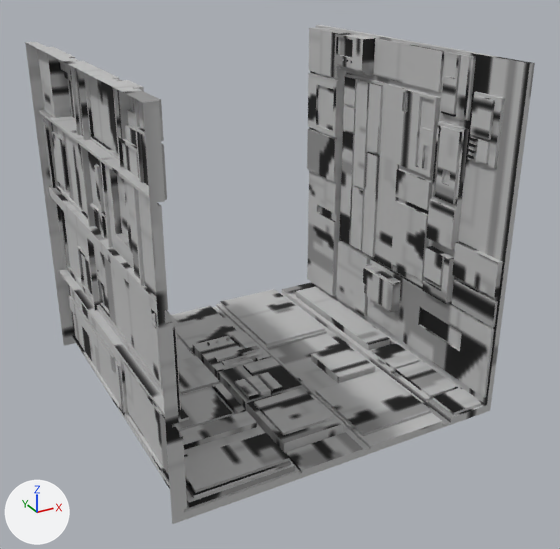
What one commit did to the OBJ model models/trench.obj.
Rendered twice from a camera (50 mm lens) standing at (-12.3, -53.3, 16.2) and looking at (0.4, -30.3, 4.7). Lighting does not change. The marker at lower left points along +X, +Y and +Z. Where no turn or scale is listed for an object, it has been applied to the vertices.

The first picture shows 'trench_1_Plane-tex'.
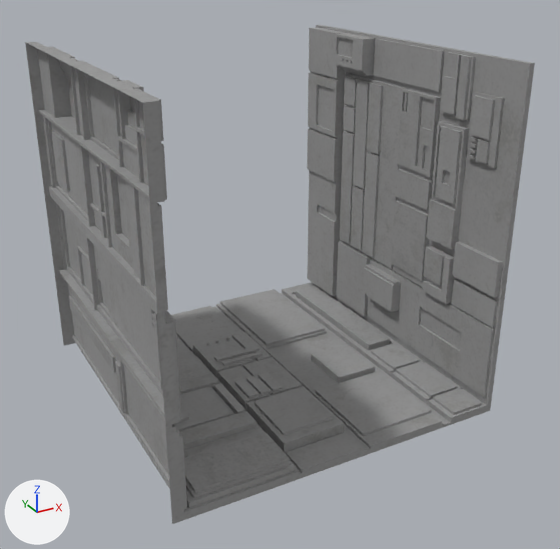
The newer file is also turned or shifted as a whole; pictures and numbers use the older file's frame.

The change in detail:
Picture 'TieFighter.jpg' (img_tiefighter_jpg) is new.
Material 'trench1' (mat_trench1) changes its picture from img_trench_1_texture0_png to img_tiefighter_jpg.

What differs and where, as boxes [x1, y1, x2, y2] in the pictures (560 x 549 px):
'trench_1_Plane-tex', surface changed
    both: [25, 25, 535, 524]
